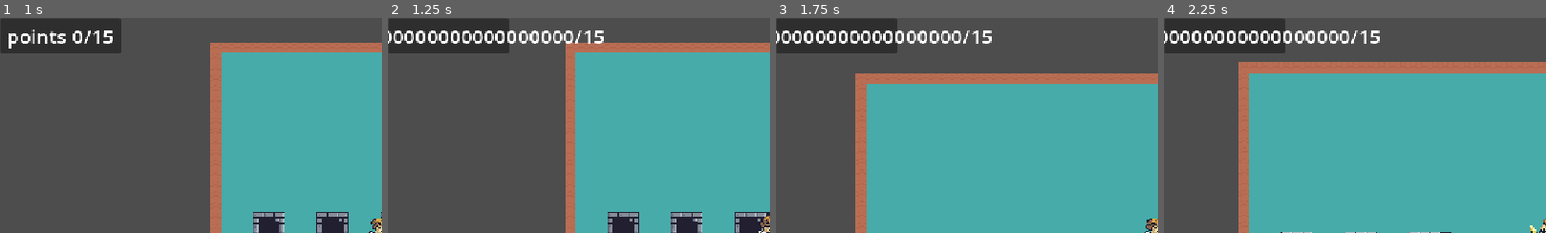
Above: before the commit, frames 1-4 (left to right).
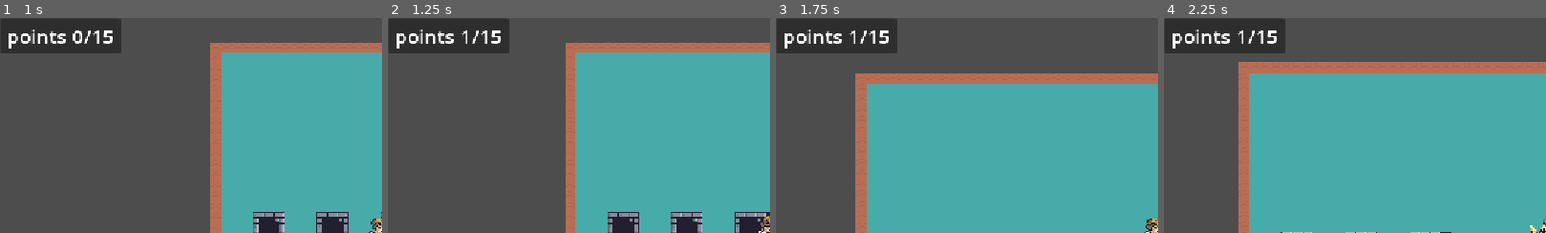
Above: after the commit, the same moments.

Repository: vandohman7/vans-first-game
Game: Godot game, scene res://scenes/level 3.tscn
Same seed, same stepped clock (60 frames per second), same inputs: the game is played once before the commit and once after it. This scene is started directly instead of the project's main scene.
Inputs:
- Up to frame 1 (1 s): hold D (right) from 0.53 s (still down); hold Shift (sprint) from 0.53 s (still down); tap Space (jump) at 0.77 s
- Up to frame 2 (1.25 s): keep holding D (right); keep holding Shift (sprint)
- Up to frame 3 (1.75 s): keep holding D (right); release Shift (sprint) at 1.28 s; tap Shift (sprint) at 1.35 s; tap Space (jump) at 1.52 s
- Up to frame 4 (2.25 s): release D (right) at 2.03 s; hold A (left) from 2.03 s (still down); hold Shift (sprint) from 2.03 s (still down)
The pictures show only the part of the screen within x 0-50%, y 0-50%; the shares and areas given below are measured in that part.

Frame 1 is identical in both runs. In frame 2, 2.1% of the frame differs, in the area x 0-57%, y 5-15%; in frame 3, 2.1%; in frame 4, 2.1%.

Commit message:
game_manager.add_points(0)

Diff:
--- a/scenes/scripts/enemy.gd
+++ b/scenes/scripts/enemy.gd
@@ -20,7 +20,7 @@
 		if (y_delta >15):
 			queue_free()
 			body.jump()
-			game_manager.add_points(999999999999999999)
+			game_manager.add_points(0)
 			game_manager.add_points(0)
 		else:
 
Not shown: 1 places in node_2d.tscn that only renumber resources
